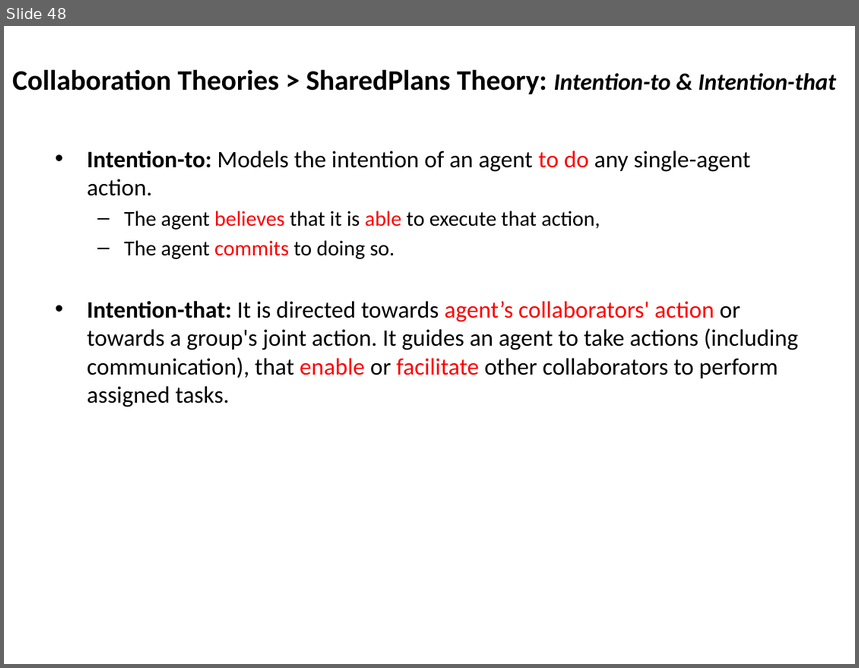
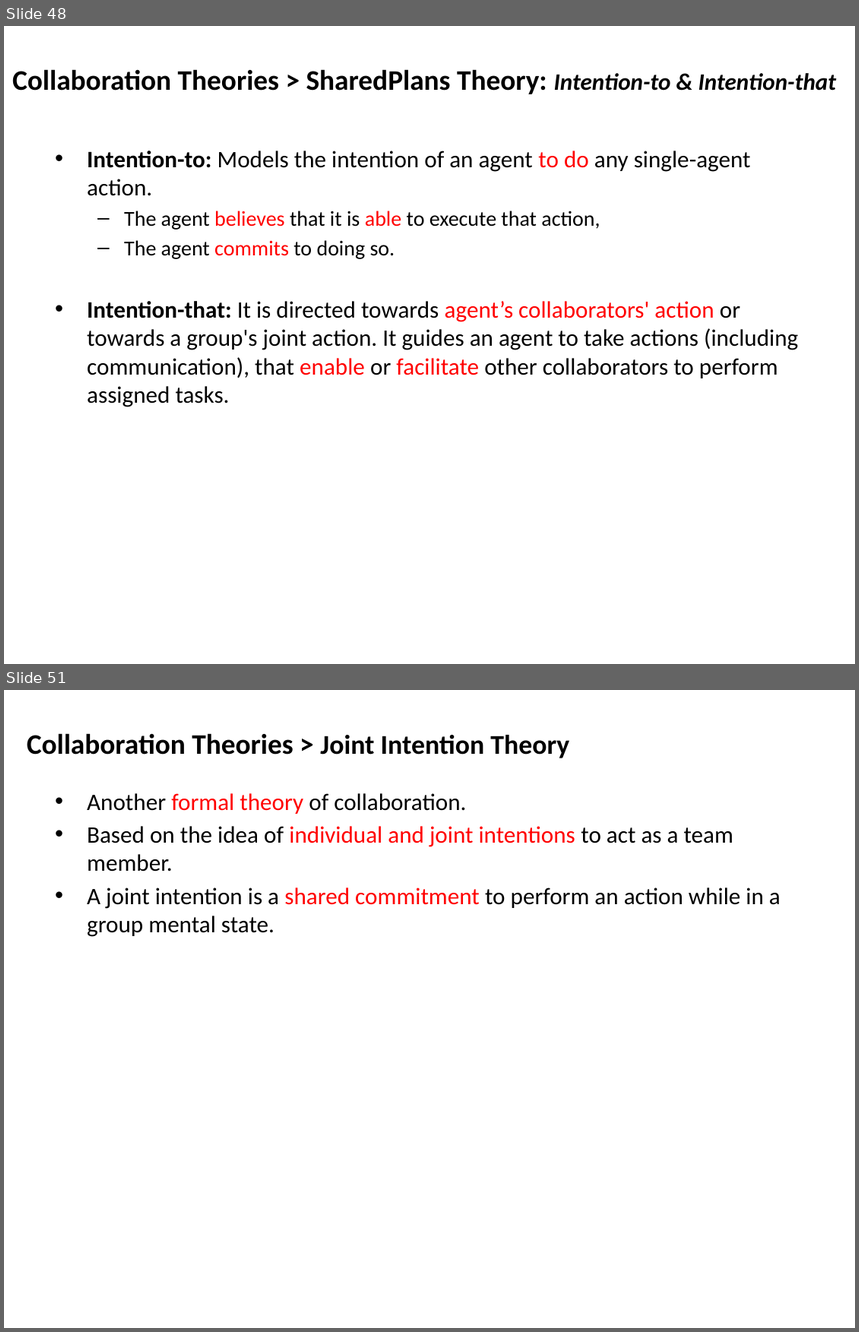
Before and after one commit to mshayganfar/CompExam1, a slide deck: presentation/PhD-comprehensive-exam.pptx. Shown one above the other, each under a label of ours: slide 48 before the commit, slides 48 and 51 after it; the slides between them are not shown. The pictures are 859x668 and 859x1332 pixels, drawn with LibreOffice and Linux fonts; fonts in the diff are those of the drawing. Boxes give left, top, right and bottom in pixels: in the first picture for what was removed or moved away, otherwise in the second. Text is boxed around its words. In the diff, an @@ line names an element or a change of style, - is before the commit and + after.

Commit message:
Joint Intentions
Added Joint Intentions theory.

```diff
--- a/presentation/PhD-comprehensive-exam.pptx
+++ b/presentation/PhD-comprehensive-exam.pptx
@@ slide 51 added at (x1=4, y1=690, x2=855, y2=1328), background #FFFFFF @@
@@ text added at (x1=27, y1=733, x2=569, y2=758), 24 pt, text #000000, bold @@
+Collaboration Theories > Joint Intention Theory
@@ text added at (x1=87, y1=793, x2=781, y2=937), 20 pt, text #000000 @@
+• Another formal theory of collaboration.
+• Based on the idea of individual and joint intentions to act as a team member.
+• A joint intention is a shared commitment to perform an action while in a group mental state.
```
Also in this commit, not shown: 1 slide changed, 17 other slides added.
